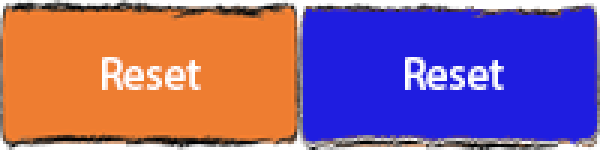
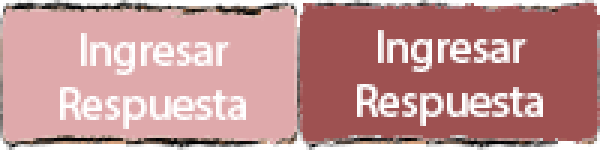
Layer changes from the first 600px x 150px image to the second:
renamed "Reset copy" to "Soltar Agua", hid it, painted on it over [345, 57, 561, 99]
renamed "Reset" to "Ingresar Respuesta", hid it, painted on it over [60, 30, 246, 126]
added layer "Ingresar Respuesta" (2nd of 3) above "Ingresar Respuesta" over [357, 30, 543, 126]
added layer "Ingresar Respuesta" (3rd of 3) above "Layer 1 copy" over [60, 33, 246, 129]
painted on "Layer 1 copy" over [300, 0, 600, 150]
painted on "Layer 1" over [0, 6, 300, 144]
